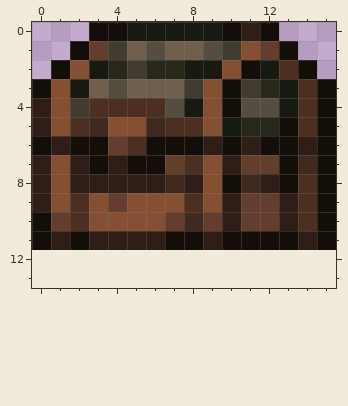
Edited in one commit: pixel-art sprite (content/Entities/Structures/Furniture/Chest/chest.png). Above is the file before it was changed.
The file is 16x12 pixels. The old version is drawn lined up with the new one, on the new canvas.
Now the later version:
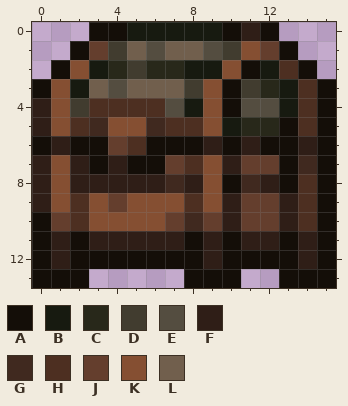
Palette (. is transparent): A #140e08  B #171a10  C #28281a  D #413c2f  E #544d40  F #2f1e17  G #40291f  H #4d2f21  J #643e2d  K #854f32  L #715f4d
Change:
canvas 16x12 -> 16x14
@@ x 0..15 @@
 10 AJHKKKKJGJFJJFHA
-11 AFAFFFFAAFAAAAFA
-12 ................
-13 ................
+11 AFAFFFFFAFAFFAFA
+12 AFAAAAAAAFAAAAFA
+13 AAA.....AAA..AAA
Where, in picture pixels (left, top, right, bottom), the same in both pictures:
changed: (32, 231, 336, 288)
